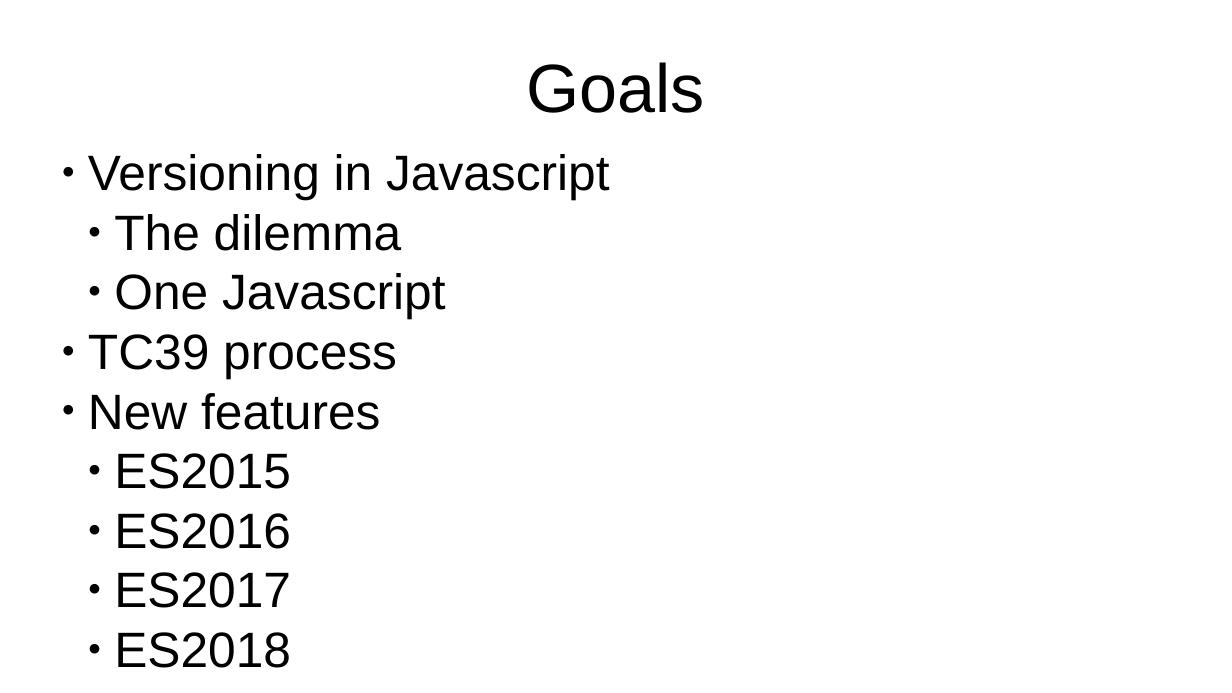
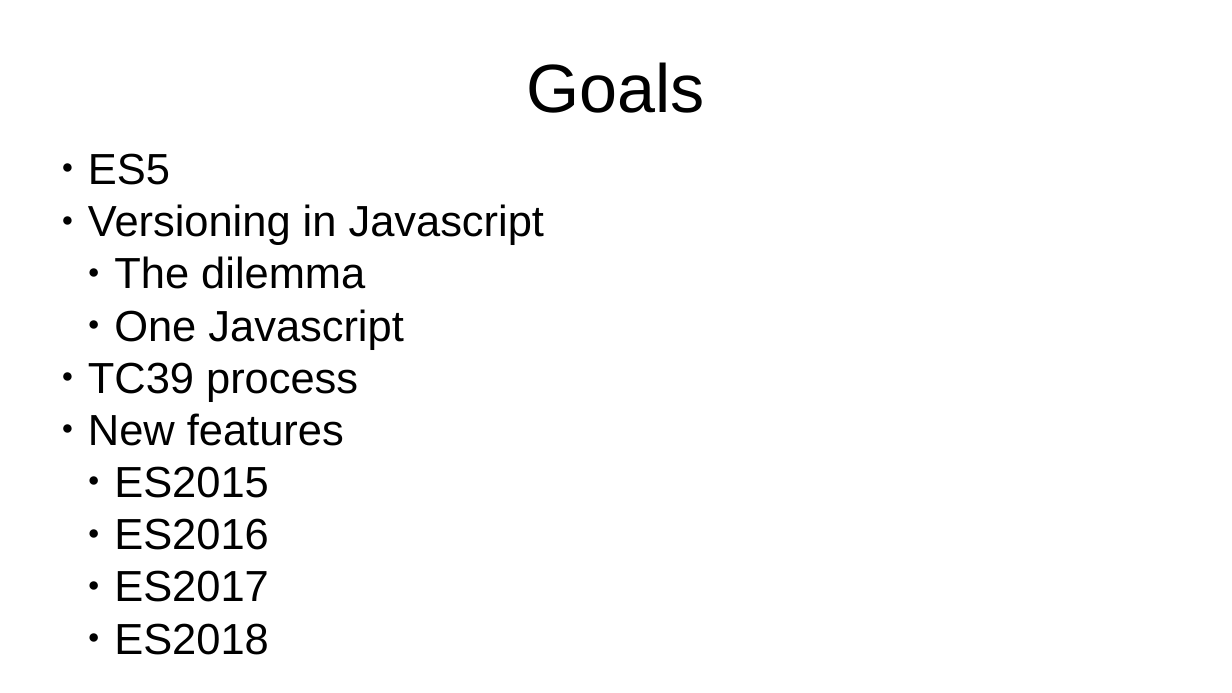
Before and after one commit to buoyantair/talks, a slide deck: slide 3 of modernjs/modernjs.odp. Drawn at 1232x693 pixels with LibreOffice and Linux fonts; fonts in the diff are those of the drawing. Boxes give left, top, right and bottom in pixels: in the first picture for what was removed or moved away, otherwise in the second. Text is boxed around its words. In the diff, an @@ line names an element or a change of style, - is before the commit and + after.

```diff
--- a/modernjs/modernjs.odp
+++ b/modernjs/modernjs.odp
@@ subtitle at (88, 153, 170, 185): paragraph added @@
+● ES5
@@ subtitle at (88, 204, 544, 655): size 32 to 28 pt @@
```
Also in this commit, not shown: 2 other files.
